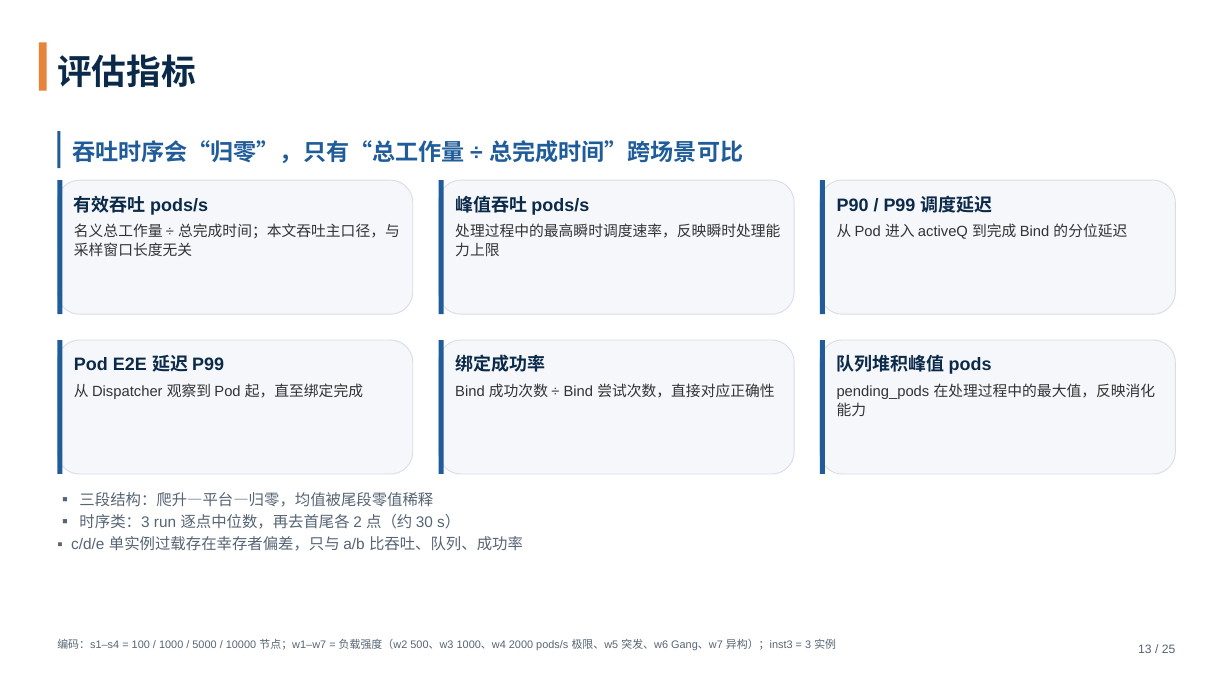
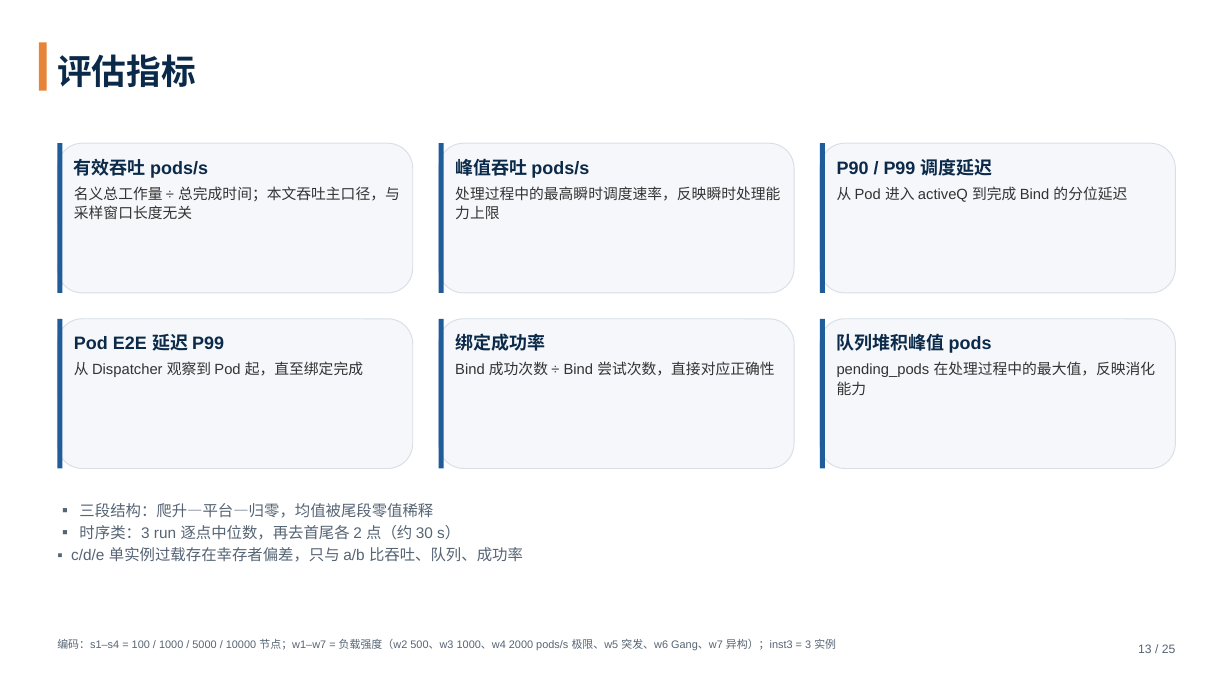
Before and after one commit to tengfei86/godel-scheduler, a slide deck: slide 13 of docs/thesis/defense/答辩PPT-基于etcd的分布式Kubernetes调度器.pptx. Drawn at 1232x693 pixels with LibreOffice and Linux fonts; fonts in the diff are those of the drawing. Boxes give left, top, right and bottom in pixels: in the first picture for what was removed or moved away, otherwise in the second. Text is boxed around its words. In the diff, an @@ line names an element or a change of style, - is before the commit and + after.

```diff
--- a/docs/thesis/defense/答辩PPT-基于etcd的分布式Kubernetes调度器.pptx
+++ b/docs/thesis/defense/答辩PPT-基于etcd的分布式Kubernetes调度器.pptx
@@ rounded rectangle: place and size @@
-rounded rectangle at box(57, 180, 413, 314)
+rounded rectangle at box(57, 143, 413, 293)
@@ rectangle: place and size @@
-rectangle at box(57, 180, 63, 314)
+rectangle at box(57, 143, 63, 293)
@@ rectangle removed at box(57, 131, 61, 168) @@
@@ text removed at box(72, 140, 743, 163) @@
-吞吐时序会“归零”，只有“总工作量 ÷ 总完成时间”跨场景可比
@@ rounded rectangle: place and size @@
-rounded rectangle at box(439, 180, 795, 314)
+rounded rectangle at box(439, 143, 795, 293)
@@ rectangle: place and size @@
-rectangle at box(439, 180, 445, 314)
+rectangle at box(439, 143, 445, 293)
@@ rounded rectangle: place and size @@
-rounded rectangle at box(820, 180, 1176, 314)
+rounded rectangle at box(820, 143, 1176, 293)
@@ rectangle: place and size @@
-rectangle at box(820, 180, 825, 314)
+rectangle at box(820, 143, 825, 293)
@@ text "有效吞吐 pods/s": place and size @@
-text "有效吞吐 pods/s" at box(74, 196, 400, 256)
+text "有效吞吐 pods/s" at box(74, 159, 400, 219)
@@ text "峰值吞吐 pods/s": place and size @@
-text "峰值吞吐 pods/s" at box(455, 196, 780, 256)
+text "峰值吞吐 pods/s" at box(455, 159, 780, 219)
@@ text "P90 / P99 调度延迟": place and size @@
-text "P90 / P99 调度延迟" at box(837, 196, 1127, 239)
+text "P90 / P99 调度延迟" at box(837, 159, 1127, 202)
@@ rounded rectangle: place and size @@
-rounded rectangle at box(57, 340, 413, 474)
+rounded rectangle at box(57, 319, 413, 469)
@@ rectangle: place and size @@
-rectangle at box(57, 340, 63, 474)
+rectangle at box(57, 319, 63, 469)
@@ rounded rectangle: place and size @@
-rounded rectangle at box(439, 340, 795, 474)
+rounded rectangle at box(439, 319, 795, 469)
@@ rectangle: place and size @@
-rectangle at box(439, 340, 445, 474)
+rectangle at box(439, 319, 445, 469)
@@ rounded rectangle: place and size @@
-rounded rectangle at box(820, 340, 1176, 474)
+rounded rectangle at box(820, 319, 1176, 469)
@@ rectangle: place and size @@
-rectangle at box(820, 340, 825, 474)
+rectangle at box(820, 319, 825, 469)
@@ text "Pod E2E 延迟 P99": place and size @@
-text "Pod E2E 延迟 P99" at box(74, 355, 363, 399)
+text "Pod E2E 延迟 P99" at box(74, 334, 363, 377)
@@ text "绑定成功率": place and size @@
-text "绑定成功率" at box(455, 354, 774, 398)
+text "绑定成功率" at box(455, 333, 774, 376)
@@ text "队列堆积峰值 pods": place and size @@
-text "队列堆积峰值 pods" at box(837, 355, 1156, 416)
+text "队列堆积峰值 pods" at box(837, 334, 1156, 395)
@@ text "▪ 三段结构：爬升—平台—归零，均值被尾段零值稀释": place and size @@
-text "▪ 三段结构：爬升—平台—归零，均值被尾段零值稀释" at box(71, 492, 523, 551)
+text "▪ 三段结构：爬升—平台—归零，均值被尾段零值稀释" at box(71, 503, 523, 562)
```
Also in this commit, not shown: 3 other files.
